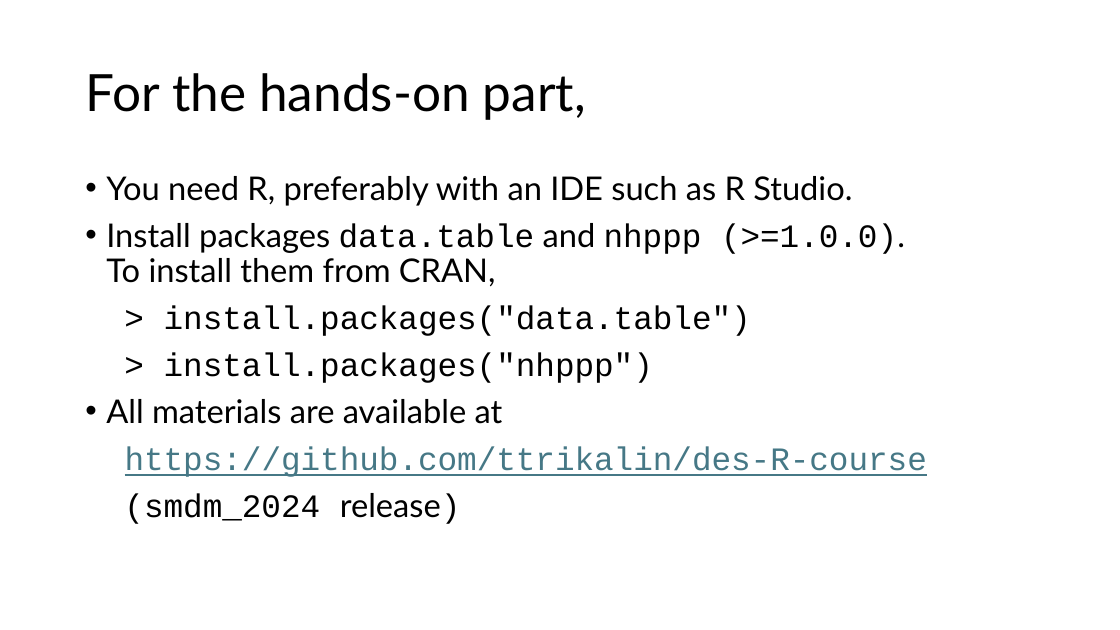
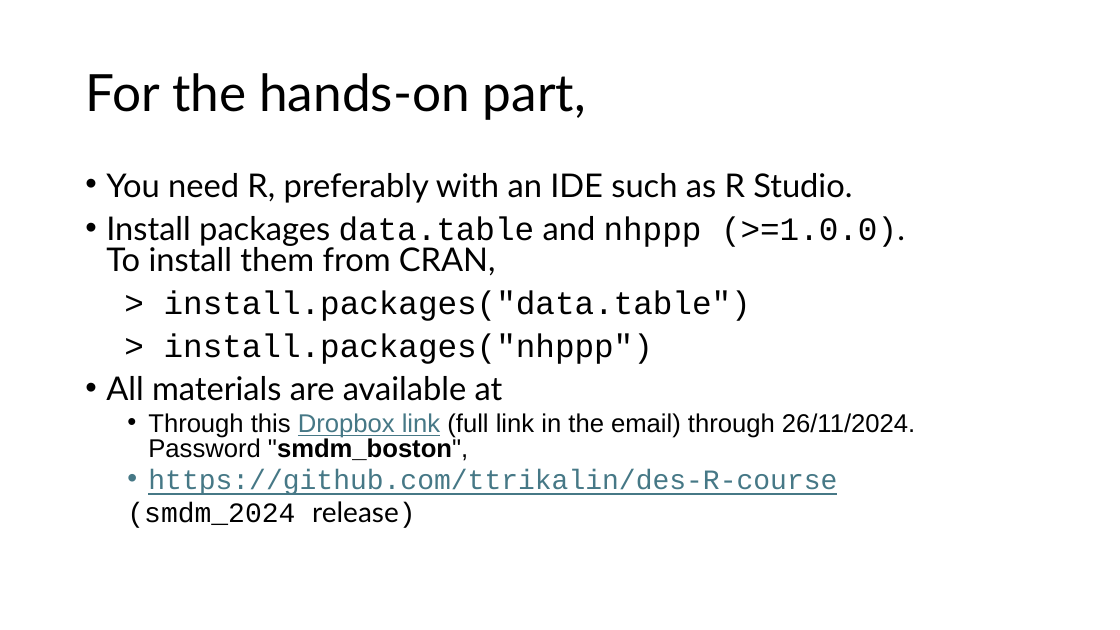
Before and after one commit to ttrikalin/des-R-course, a slide deck: slide 5 of master_files/materials/00_agenda.pptx. Drawn at 1120x630 pixels with LibreOffice and Linux fonts; fonts in the diff are those of the drawing. Boxes give left, top, right and bottom in pixels: in the first picture for what was removed or moved away, otherwise in the second. Text is boxed around its words. In the diff, an @@ line names an element or a change of style, - is before the commit and + after.

```diff
--- a/master_files/materials/00_agenda.pptx
+++ b/master_files/materials/00_agenda.pptx
@@ text at box(106, 173, 905, 528): size 28 to 24 pt in "https://github.com/ttrikalin/des-R-course", "(smdm_2024 release)"; line spacing 0.9 to 0.8; bullet none to •; list level 1 to 2 in "https://github.com/ttrikalin/des-R-course"; list level 1 to 2 in "(smdm_2024 release)" @@
@@ text at box(148, 413, 915, 461): paragraph added @@
+  • Through this Dropbox link (full link in the email) through 26/11/2024. Password "smdm_boston",
```
Also in this commit, not shown: 2 other slides changed, 6 other files.
